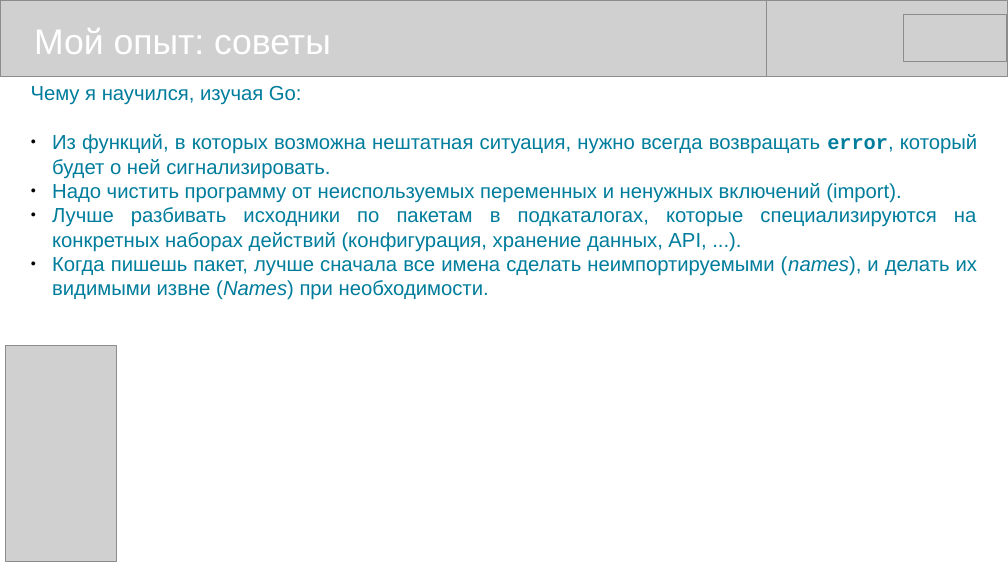
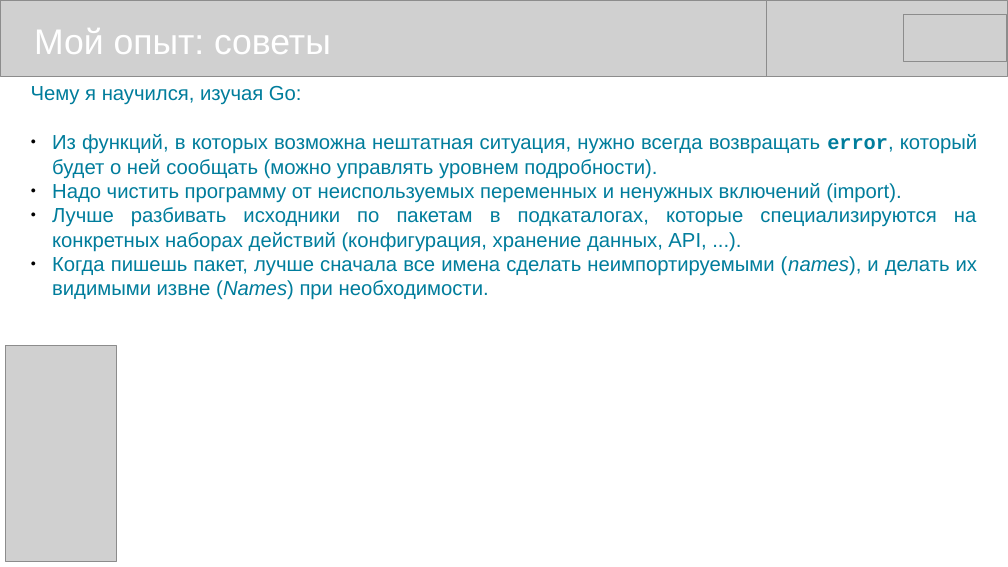
Before and after one commit to mike-shock/Go_language, a slide deck: slide 56 of Go_Preview.odp. Drawn at 1008x567 pixels with LibreOffice and Linux fonts; fonts in the diff are those of the drawing; grey boxes stand for pictures. Boxes give left, top, right and bottom in pixels: in the first picture for what was removed or moved away, otherwise in the second. Text is boxed around its words. In the diff, an @@ line names an element or a change of style, - is before the commit and + after.

```diff
--- a/Go_Preview.odp
+++ b/Go_Preview.odp
@@ text at box(52, 134, 977, 179): text changed @@
-● Из функций, в которых возможна нештатная ситуация, нужно всегда возвращать error, который будет о ней сигнализировать.
+● Из функций, в которых возможна нештатная ситуация, нужно всегда возвращать error, который будет о ней сообщать (можно управлять уровнем подробности).
```
Also in this commit, not shown: 2 other slides changed, 1 other file.
